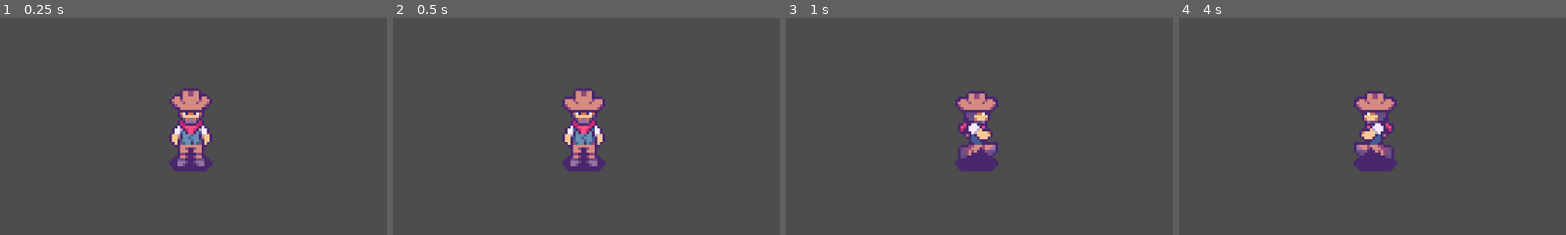
Above: before the commit, frames 1-4 (left to right).
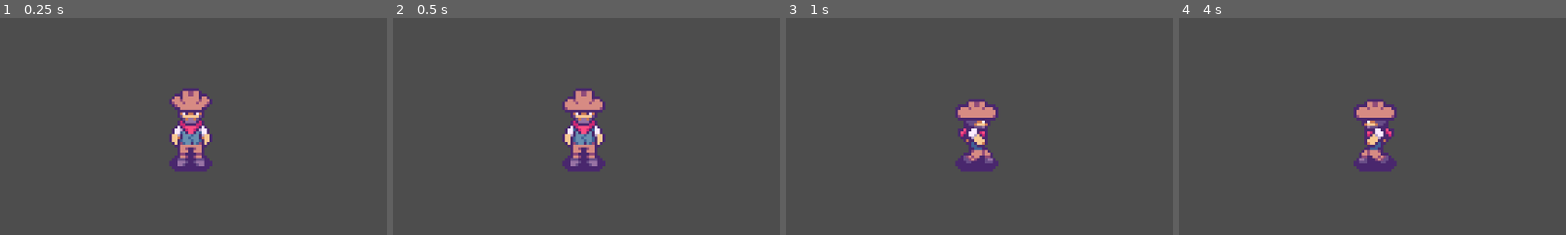
Above: after the commit, the same moments.

Repository: xv-k/TestGodot11h
Game: Godot game, scene res://Scenes/Levels/level.tscn
Two runs of this game, one before a commit and one after it. Both use one fixed random seed, a clock stepped at 60 frames per second and the inputs below.
Inputs (mouse positions are % of the whole screen's width and height, from its top left):
- Up to frame 1 (0.25 s): no input
- Up to frame 2 (0.5 s): no input
- Up to frame 3 (1 s): move the mouse to (72, 45) at 0.52 s; hold D (right) from 0.53 s (still down); click (72, 45) at 0.6 s
- Up to frame 4 (4 s): move the mouse to (30, 55) at 1.27 s; release D (right) at 1.28 s; hold S (down) 1.28-2.03 s; click (30, 55) at 1.35 s; move the mouse to (60, 28) at 2.02 s; hold D (right) 2.03-2.78 s; click (60, 28) at 2.1 s; move the mouse to (45, 70) at 2.77 s; hold W (up) 2.78-3.53 s; click (45, 70) at 2.85 s; move the mouse to (80, 65) at 3.52 s; hold A (left) from 3.53 s (still down); click (80, 65) at 3.6 s
The pictures show only the part of the screen within x 25-75%, y 15-65%; the shares and areas given below are measured in that part.

Frame 1 is identical in both runs. In frame 2, 0.1% of the frame differs, in the area x 43-55%, y 36-44%; in frame 3, 2.5%; in frame 4, 2.5%, in the area x 45-57%, y 33-67%.

Commit message:
player animation works

Diff:
--- a/Scenes/player.gd
+++ b/Scenes/player.gd
@@ -5,6 +5,7 @@
 const SPEED = 35.0
 var movement:bool
 var last_movement:String = "front"
+var last_flip:bool = false
 
 func _physics_process(_delta):
 	var direction = Input.get_vector("left", "right", "up","down")
@@ -15,59 +16,63 @@
 		movement = true
 
 	velocity = direction * SPEED
-	print(velocity)
+	#print(velocity)
 
 	set_animation_orientation(direction)
 
+	#shoot animation is not working properly
 	if (Input.is_action_just_pressed("shoot")):
-		print("shoot")
+		print("shoot_" + last_movement)
+		#animated_sprite.stop()
+		animated_sprite.flip_h = last_flip
+		animated_sprite.play("shoot_" + last_movement)
+
 	if (Input.is_action_just_pressed("reload")):
 		print("reload")
 
 	move_and_slide()
 
-#orientation will be done by mouse (movement shoeld not affect animation)
-#idle should change to walking animation
+
+#orientation will eventually be done by mouse (movement should not affect animation)
 func set_animation_orientation(direction:Vector2):
-	if velocity.x < 0:
+	if velocity.x < 0 and velocity.y == 0:
 		animated_sprite.flip_h = true
 		animated_sprite.play("walk_side")
-	if velocity.x > 0:
+		last_movement = "side"
+		last_flip = true
+	if velocity.x > 0 and velocity.y == 0:
 		animated_sprite.flip_h = false
 		animated_sprite.play("walk_side")
-	if velocity.y > 0:
+		last_movement = "side"
+		last_flip = false
+	if velocity.x > 0 and velocity.y > 0:
+		animated_sprite.flip_h = false
+		animated_sprite.play("walk_front_angle")
+		last_movement = "front_angle"
+		last_flip = false
+	if velocity.x > 0 and velocity.y < 0:
+		animated_sprite.flip_h = false
+		animated_sprite.play("walk_back_angle")
+		last_movement = "back_angle"
+		last_flip = false
+	if velocity.x == 0 and velocity.y > 0:
 		animated_sprite.play("walk_front")
 		last_movement = "front"
-	if velocity.y < 0:
+		last_flip = false
+	if velocity.x == 0 and velocity.y < 0:
 		animated_sprite.play("walk_back")
 		last_movement = "back"
+		last_flip = false
+	if velocity.x < 0 and velocity.y > 0:
+		animated_sprite.flip_h = true
+		animated_sprite.play("walk_front_angle")
+		last_movement = "front_angle"
+		last_flip = true
+	if velocity.x < 0 and velocity.y < 0:
+		animated_sprite.flip_h = true
+		animated_sprite.play("walk_back_angle")
+		last_movement = "back_angle"
+		last_flip = true
 	if velocity.x == 0 and velocity.y == 0:
+		animated_sprite.flip_h = last_flip
 		animated_sprite.play("idle_" + last_movement)
-
-	#if (direction[0] == 0 and direction[1] == 1):
-		#animated_sprite.play("walk_front")
-#
-	#if (direction[0] == 0 and direction[1] == -1):
-		#animated_sprite.play("walk_back")
-	#if (direction[0] == 1 and direction[1] == 0):
-		#animated_sprite.flip_h = false
-		#animated_sprite.play("walk_side")
-	#if (direction[0] == -1 and direction[1] == 0):
-		#animated_sprite.flip_h = true
-		#animated_sprite.play("walk_side")
-#else:
-	#if (direction[0] == 0 and direction[1] == 1):
-		#animated_sprite.play("idle_front")
-	#if (direction[0] == 0 and direction[1] == -1):
-		#animated_sprite.play("idle_back")
-	#if (direction[0] == 1 and direction[1] == 0):
-		#animated_sprite.flip_h = false
-		#animated_sprite.play("idle_side")
-	#if (direction[0] == -1 and direction[1] == 0):
-		#animated_sprite.flip_h = true
-		#animated_sprite.play("idle_side")
-		#implement this
-		#if velocity.x < 0: direction = “left”
-#elif velocity.x > 0: direction = “right”
-#elif velocity.y > 0: direction = “down”
-#elif velocity.y < 0: direction = “up”
--- a/Scenes/player.tscn
+++ b/Scenes/player.tscn
@@ -132,6 +132,54 @@
 atlas = ExtResource("7_746hf")
 region = Rect2(240, 0, 48, 44)
 
+[sub_resource type="AtlasTexture" id="AtlasTexture_yymxq"]
+atlas = ExtResource("2_r0e67")
+region = Rect2(0, 88, 48, 44)
+
+[sub_resource type="AtlasTexture" id="AtlasTexture_6msj8"]
+atlas = ExtResource("2_r0e67")
+region = Rect2(48, 88, 48, 44)
+
+[sub_resource type="AtlasTexture" id="AtlasTexture_d0rve"]
+atlas = ExtResource("2_r0e67")
+region = Rect2(96, 88, 48, 44)
+
+[sub_resource type="AtlasTexture" id="AtlasTexture_txklk"]
+atlas = ExtResource("2_r0e67")
+region = Rect2(144, 88, 48, 44)
+
+[sub_resource type="AtlasTexture" id="AtlasTexture_nbttc"]
+atlas = ExtResource("2_r0e67")
+region = Rect2(192, 88, 48, 44)
+
+[sub_resource type="AtlasTexture" id="AtlasTexture_pljak"]
+atlas = ExtResource("2_r0e67")
+region = Rect2(240, 88, 48, 44)
+
+[sub_resource type="AtlasTexture" id="AtlasTexture_osmf4"]
+atlas = ExtResource("4_lnjo8")
+region = Rect2(0, 88, 48, 44)
+
+[sub_resource type="AtlasTexture" id="AtlasTexture_llkpr"]
+atlas = ExtResource("4_lnjo8")
+region = Rect2(48, 88, 48, 44)
+
+[sub_resource type="AtlasTexture" id="AtlasTexture_4awm5"]
+atlas = ExtResource("4_lnjo8")
+region = Rect2(96, 88, 48, 44)
+
+[sub_resource type="AtlasTexture" id="AtlasTexture_5flov"]
+atlas = ExtResource("4_lnjo8")
+region = Rect2(144, 88, 48, 44)
+
+[sub_resource type="AtlasTexture" id="AtlasTexture_eypjh"]
+atlas = ExtResource("4_lnjo8")
+region = Rect2(192, 88, 48, 44)
+
+[sub_resource type="AtlasTexture" id="AtlasTexture_rqpni"]
+atlas = ExtResource("4_lnjo8")
+region = Rect2(240, 88, 48, 44)
+
 [sub_resource type="AtlasTexture" id="AtlasTexture_eu8v8"]
 atlas = ExtResource("2_r0e67")
 region = Rect2(0, 44, 48, 44)
@@ -164,6 +212,38 @@
 atlas = ExtResource("2_r0e67")
 region = Rect2(336, 44, 48, 44)
 
+[sub_resource type="AtlasTexture" id="AtlasTexture_4ojlb"]
+atlas = ExtResource("3_cahsq")
+region = Rect2(0, 44, 48, 44)
+
+[sub_resource type="AtlasTexture" id="AtlasTexture_qmbcp"]
+atlas = ExtResource("3_cahsq")
+region = Rect2(48, 44, 48, 44)
+
+[sub_resource type="AtlasTexture" id="AtlasTexture_j8jmy"]
+atlas = ExtResource("3_cahsq")
+region = Rect2(96, 44, 48, 44)
+
+[sub_resource type="AtlasTexture" id="AtlasTexture_xeyts"]
+atlas = ExtResource("3_cahsq")
+region = Rect2(144, 44, 48, 44)
+
+[sub_resource type="AtlasTexture" id="AtlasTexture_f215s"]
+atlas = ExtResource("3_cahsq")
+region = Rect2(192, 44, 48, 44)
+
+[sub_resource type="AtlasTexture" id="AtlasTexture_4ix1r"]
+atlas = ExtResource("3_cahsq")
+region = Rect2(240, 44, 48, 44)
+
+[sub_resource type="AtlasTexture" id="AtlasTexture_ha6hq"]
+atlas = ExtResource("3_cahsq")
+region = Rect2(288, 44, 48, 44)
+
+[sub_resource type="AtlasTexture" id="AtlasTexture_elk06"]
+atlas = ExtResource("3_cahsq")
+region = Rect2(336, 44, 48, 44)
+
 [sub_resource type="AtlasTexture" id="AtlasTexture_ff878"]
 atlas = ExtResource("4_lnjo8")
 region = Rect2(0, 44, 48, 44)
@@ -194,6 +274,38 @@
 
 [sub_resource type="AtlasTexture" id="AtlasTexture_xc8ue"]
 atlas = ExtResource("4_lnjo8")
+region = Rect2(336, 44, 48, 44)
+
+[sub_resource type="AtlasTexture" id="AtlasTexture_v7g4j"]
+atlas = ExtResource("1_jekjl")
+region = Rect2(0, 44, 48, 44)
+
+[sub_resource type="AtlasTexture" id="AtlasTexture_c7643"]
+atlas = ExtResource("1_jekjl")
+region = Rect2(48, 44, 48, 44)
+
+[sub_resource type="AtlasTexture" id="AtlasTexture_ar4ml"]
+atlas = ExtResource("1_jekjl")
+region = Rect2(96, 44, 48, 44)
+
+[sub_resource type="AtlasTexture" id="AtlasTexture_xt1k4"]
+atlas = ExtResource("1_jekjl")
+region = Rect2(144, 44, 48, 44)
+
+[sub_resource type="AtlasTexture" id="AtlasTexture_1vr4r"]
+atlas = ExtResource("1_jekjl")
+region = Rect2(192, 44, 48, 44)
+
+[sub_resource type="AtlasTexture" id="AtlasTexture_o1isd"]
+atlas = ExtResource("1_jekjl")
+region = Rect2(240, 44, 48, 44)
+
+[sub_resource type="AtlasTexture" id="AtlasTexture_8qct5"]
+atlas = ExtResource("1_jekjl")
+region = Rect2(288, 44, 48, 44)
+
+[sub_resource type="AtlasTexture" id="AtlasTexture_fux0h"]
+atlas = ExtResource("1_jekjl")
 region = Rect2(336, 44, 48, 44)
 
 [sub_resource type="AtlasTexture" id="AtlasTexture_1ox4t"]
@@ -236,7 +348,7 @@
 }],
 "loop": true,
 "name": &"default",
-"speed": 3.0
+"speed": 7.0
 }, {
 "frames": [{
 "duration": 1.0,
@@ -259,7 +371,7 @@
 }],
 "loop": true,
 "name": &"idle_back",
-"speed": 5.0
+"speed": 7.0
 }, {
 "frames": [{
 "duration": 1.0,
@@ -282,7 +394,7 @@
 }],
 "loop": true,
 "name": &"idle_back_angle",
-"speed": 5.0
+"speed": 7.0
 }, {
 "frames": [{
 "duration": 1.0,
@@ -305,7 +417,7 @@
 }],
 "loop": true,
 "name": &"idle_front",
-"speed": 5.0
+"speed": 7.0
 }, {
 "frames": [{
 "duration": 1.0,
@@ -328,7 +440,7 @@
 }],
 "loop": true,
 "name": &"idle_front_angle",
-"speed": 5.0
+"speed": 7.0
 }, {
 "frames": [{
 "duration": 1.0,
@@ -351,7 +463,53 @@
 }],
 "loop": true,
 "name": &"idle_side",
-"speed": 5.0
+"speed": 7.0
+}, {
+"frames": [{
+"duration": 1.0,
+"texture": SubResource("AtlasTexture_yymxq")
+}, {
+"duration": 1.0,
+"texture": SubResource("AtlasTexture_6msj8")
+}, {
+"duration": 1.0,
+"texture": SubResource("AtlasTexture_d0rve")
+}, {
+"duration": 1.0,
+"texture": SubResource("AtlasTexture_txklk")
+}, {
+"duration": 1.0,
+"texture": SubResource("AtlasTexture_nbttc")
+}, {
+"duration": 1.0,
+"texture": SubResource("AtlasTexture_pljak")
+}],
+"loop": false,
+"name": &"shoot_back",
+"speed": 10.0
+}, {
+"frames": [{
+"duration": 1.0,
+"texture": SubResource("AtlasTexture_osmf4")
+}, {
+"duration": 1.0,
+"texture": SubResource("AtlasTexture_llkpr")
+}, {
+"duration": 1.0,
+"texture": SubResource("AtlasTexture_4awm5")
+}, {
+"duration": 1.0,
+"texture": SubResource("AtlasTexture_5flov")
+}, {
+"duration": 1.0,
+"texture": SubResource("AtlasTexture_eypjh")
+}, {
+"duration": 1.0,
+"texture": SubResource("AtlasTexture_rqpni")
+}],
+"loop": false,
+"name": &"shoot_front",
+"speed": 10.0
 }, {
 "frames": [{
 "duration": 1.0,
@@ -380,7 +538,36 @@
 }],
 "loop": true,
 "name": &"walk_back",
-"speed": 5.0
+"speed": 7.0
+}, {
+"frames": [{
+"duration": 1.0,
+"texture": SubResource("AtlasTexture_4ojlb")
+}, {
+"duration": 1.0,
+"texture": SubResource("AtlasTexture_qmbcp")
+}, {
+"duration": 1.0,
+"texture": SubResource("AtlasTexture_j8jmy")
+}, {
+"duration": 1.0,
+"texture": SubResource("AtlasTexture_xeyts")
+}, {
+"duration": 1.0,
+"texture": SubResource("AtlasTexture_f215s")
+}, {
+"duration": 1.0,
+"texture": SubResource("AtlasTexture_4ix1r")
+}, {
+"duration": 1.0,
+"texture": SubResource("AtlasTexture_ha6hq")
+}, {
+"duration": 1.0,
+"texture": SubResource("AtlasTexture_elk06")
+}],
+"loop": true,
+"name": &"walk_back_angle",
+"speed": 7.0
 }, {
 "frames": [{
 "duration": 1.0,
@@ -409,7 +596,36 @@
 }],
 "loop": true,
 "name": &"walk_front",
-"speed": 5.0
+"speed": 7.0
+}, {
+"frames": [{
+"duration": 1.0,
+"texture": SubResource("AtlasTexture_v7g4j")
+}, {
+"duration": 1.0,
+"texture": SubResource("AtlasTexture_c7643")
+}, {
+"duration": 1.0,
+"texture": SubResource("AtlasTexture_ar4ml")
+}, {
+"duration": 1.0,
+"texture": SubResource("AtlasTexture_xt1k4")
+}, {
+"duration": 1.0,
+"texture": SubResource("AtlasTexture_1vr4r")
+}, {
+"duration": 1.0,
+"texture": SubResource("AtlasTexture_o1isd")
+}, {
+"duration": 1.0,
+"texture": SubResource("AtlasTexture_8qct5")
+}, {
+"duration": 1.0,
+"texture": SubResource("AtlasTexture_fux0h")
+}],
+"loop": true,
+"name": &"walk_front_angle",
+"speed": 7.0
 }, {
 "frames": [{
 "duration": 1.0,
@@ -438,7 +654,7 @@
 }],
 "loop": true,
 "name": &"walk_side",
-"speed": 5.0
+"speed": 7.0
 }]
 
 [sub_resource type="CapsuleShape2D" id="CapsuleShape2D_kduf7"]
@@ -451,9 +667,10 @@
 [node name="AnimatedSprite2D" type="AnimatedSprite2D" parent="."]
 position = Vector2(0, -19)
 sprite_frames = SubResource("SpriteFrames_8tdfh")
-animation = &"idle_back_angle"
+animation = &"shoot_back"
 autoplay = "default"
-frame_progress = 0.916704
+frame = 5
+frame_progress = 1.0
 
 [node name="CollisionShape2D" type="CollisionShape2D" parent="."]
 visible = false
Not shown: 1 places in Scenes/player.tscn that only renumber resources
